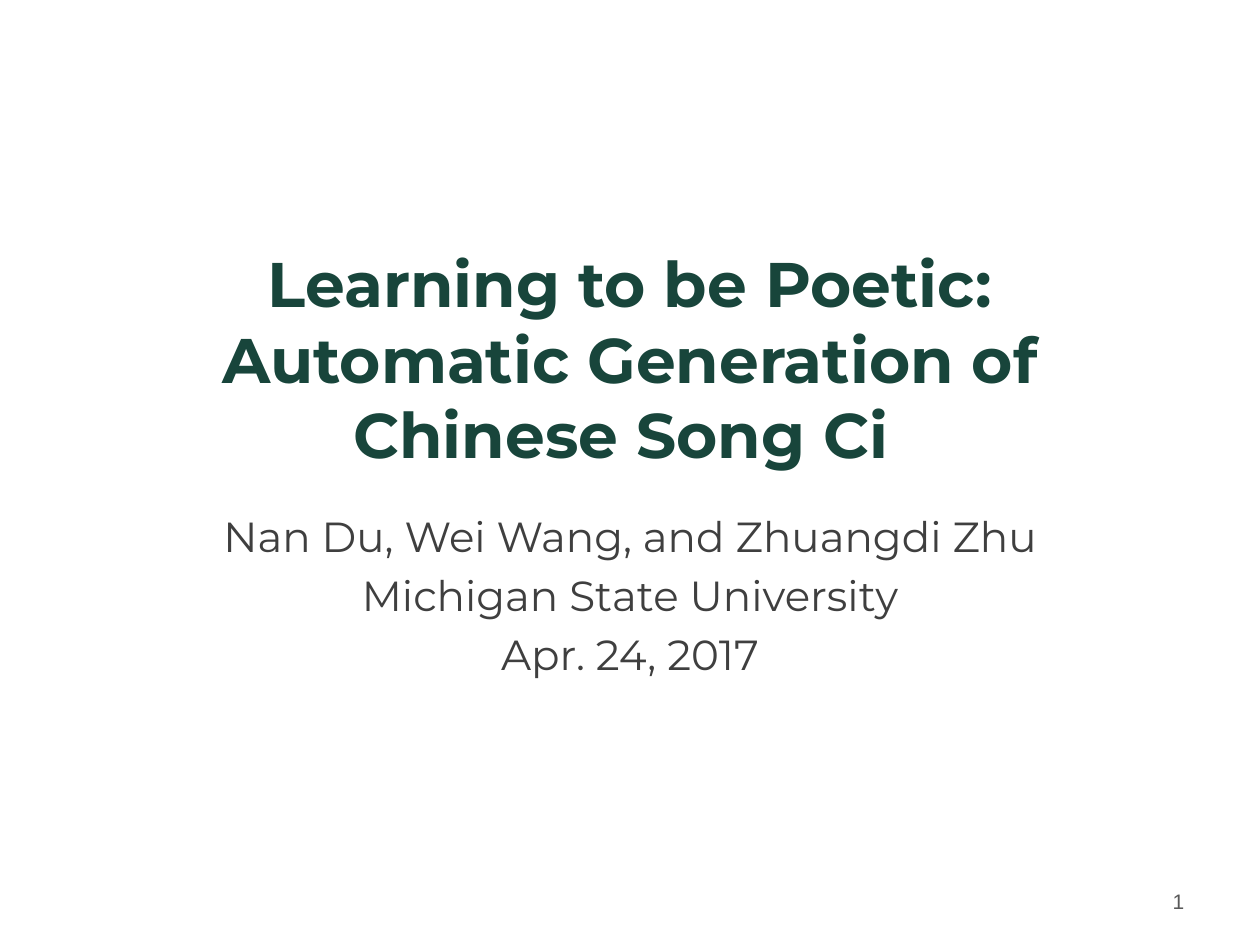
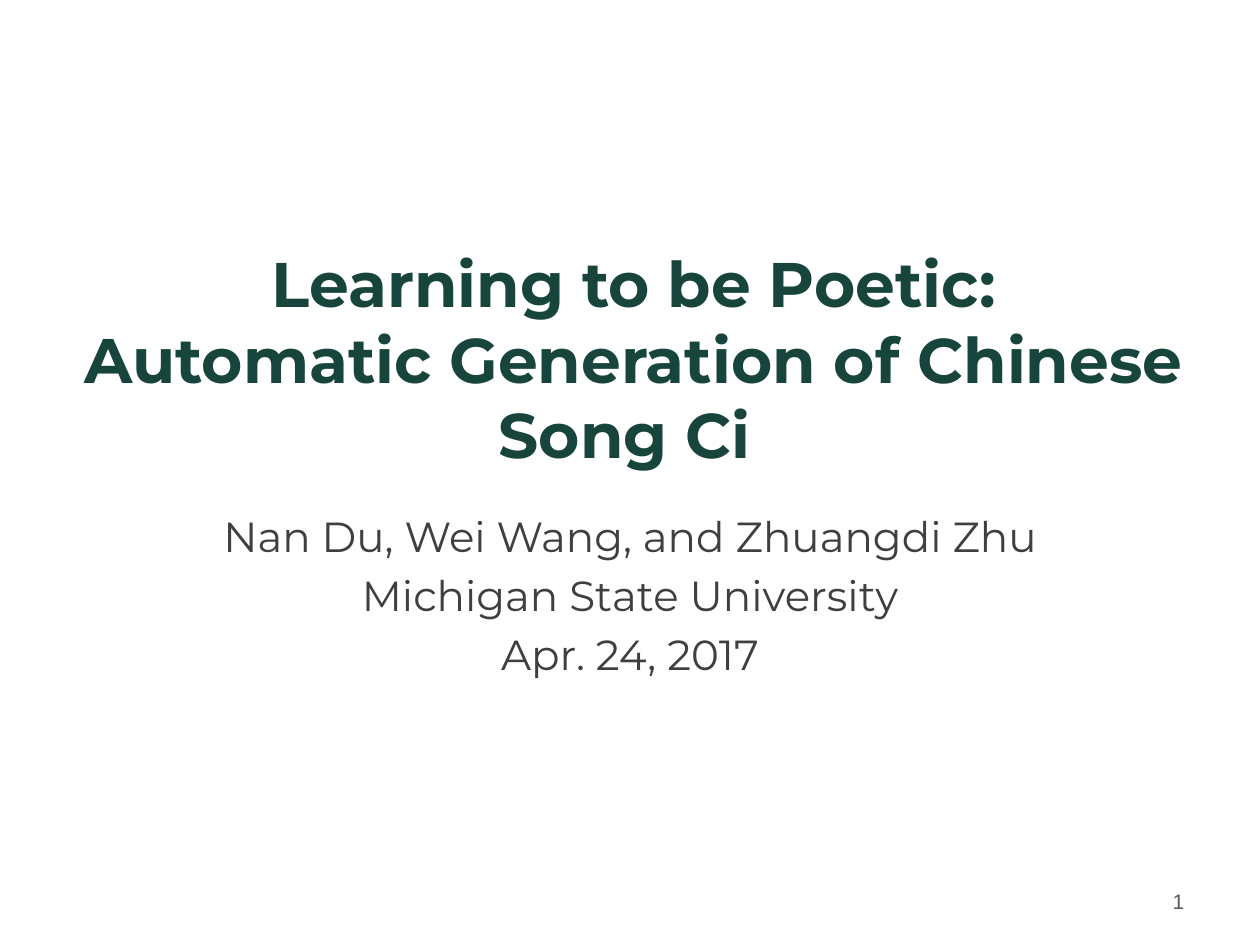
Before and after one commit to Strideradu/17spr_wang_zhu_du, a slide deck: slide 1 of Wei-GA.pptx. Drawn at 1260x945 pixels with LibreOffice and Linux fonts; fonts in the diff are those of the drawing; background and template pictures are left out. Boxes give left, top, right and bottom in pixels: in the first picture for what was removed or moved away, otherwise in the second. Text is boxed around its words. In the diff, an @@ line names an element or a change of style, - is before the commit and + after.

```diff
--- a/Wei-GA.pptx
+++ b/Wei-GA.pptx
@@ title "Learning to be Poetic: Automatic ..." rewrapped from [223, 257, 1038, 471] to [85, 257, 1182, 471] @@
```
Also in this commit, not shown: 10 other slides changed, 1 other file.
